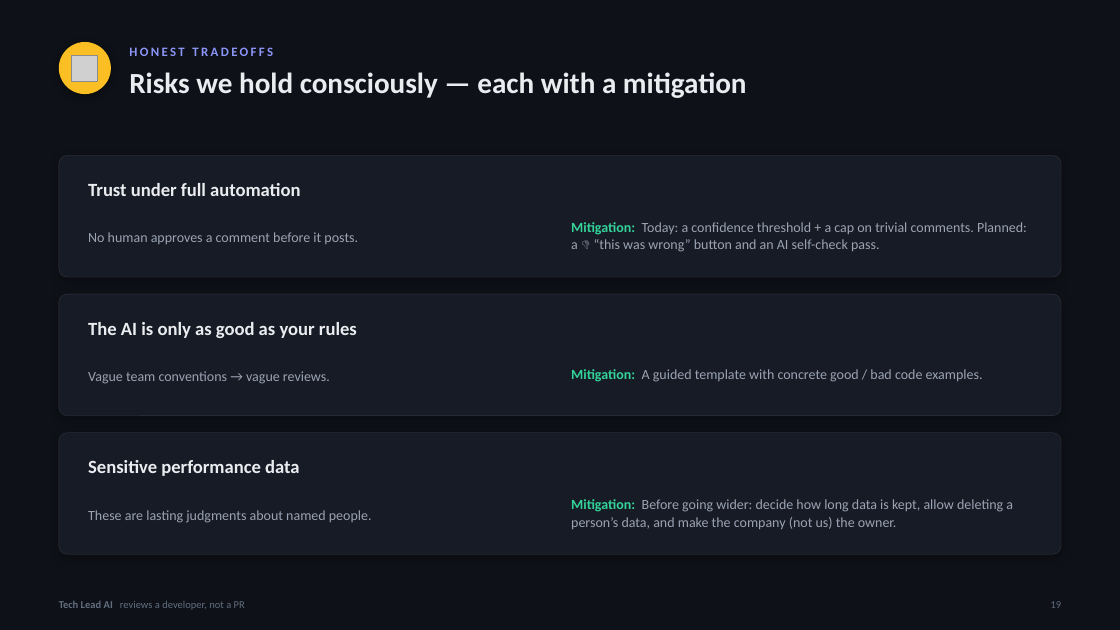
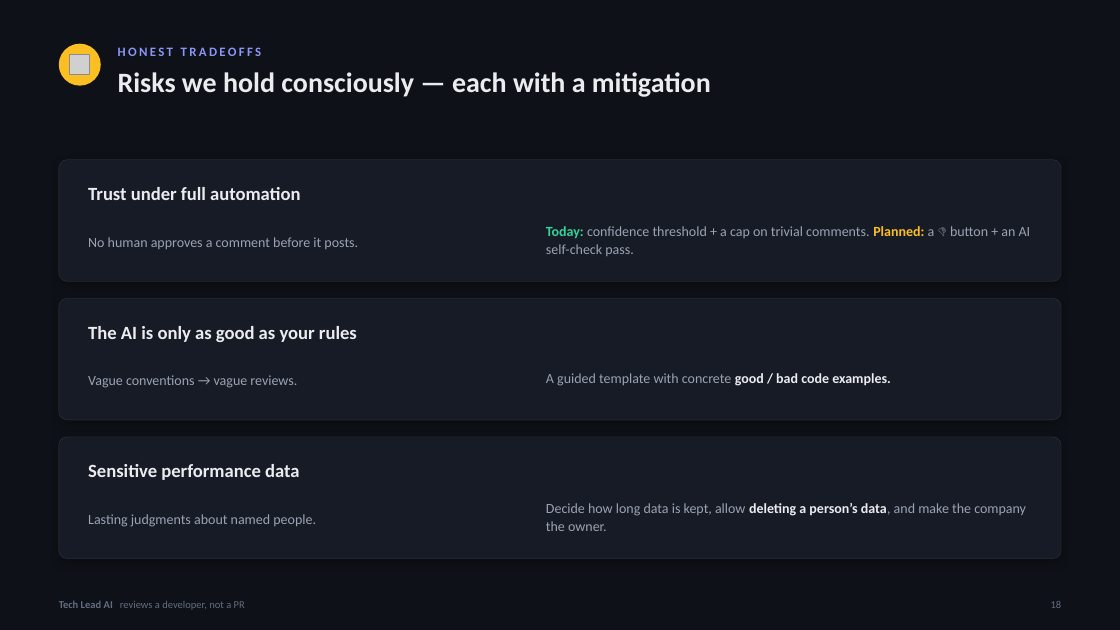
Before and after one commit to TechLead-AI/techlead-ai, a slide deck: slide 18 of TechLead2.pptx (slide 19 before the commit). Drawn at 1120x630 pixels with LibreOffice and Linux fonts; fonts in the diff are those of the drawing; grey boxes stand for pictures. Boxes give left, top, right and bottom in pixels: in the first picture for what was removed or moved away, otherwise in the second. Text is boxed around its words. In the diff, an @@ line names an element or a change of style, - is before the commit and + after.

```diff
--- a/TechLead2.pptx
+++ b/TechLead2.pptx
@@ ellipse: place and size @@
-ellipse at (59,42,111,94)
+ellipse at (59,44,101,86)
@@ ellipse at (59,44,101,86): shadow off @@
@@ picture: place and size @@
-picture at (71,55,97,82)
+picture at (70,55,90,75)
@@ text "HONEST TRADEOFFS": place and size @@
-text "HONEST TRADEOFFS" at (129,47,273,56)
+text "HONEST TRADEOFFS" at (118,47,262,56)
@@ text "Risks we hold consciously — ...": place and size @@
-text "Risks we hold consciously — ..." at (129,72,747,98)
+text "Risks we hold consciously — ..." at (118,72,711,97)
@@ text "Risks we hold consciously — ..." at (118,72,711,97): size 25 to 24 pt @@
@@ text "No human approves a comment ...": place and size @@
-text "No human approves a comment ..." at (88,232,358,244)
+text "No human approves a comment ..." at (88,237,358,249)
@@ text at (546,226,1031,256): text changed @@
-Mitigation: Today: a confidence threshold + a cap on trivial comments. Planned: a 👎 “this was wrong” button and an AI self-check pass.
+Today: confidence threshold + a cap on trivial comments. Planned: a 👎 button + an AI self-check pass.
@@ text at (88,375,297,388): text changed @@
-Vague team conventions → vague reviews.
+Vague conventions → vague reviews.
@@ text at (546,373,891,386): text changed @@
-Mitigation: A guided template with concrete good / bad code examples.
+A guided template with concrete good / bad code examples.
@@ 3 texts, 3 rounded rectangles: place and size @@
-3 texts, 3 rounded rectangles at (59,155,1061,555)
+3 texts, 3 rounded rectangles at (59,160,1061,559)
@@ text at (546,503,1026,531): text changed @@
-Mitigation: Before going wider: decide how long data is kept, allow deleting a person’s data, and make the company (not us) the owner.
+Decide how long data is kept, allow deleting a person’s data, and make the company the owner.
@@ text at (88,514,316,527): text changed @@
-These are lasting judgments about named people.
+Lasting judgments about named people.
```
Also in this commit, not shown: 17 other slides changed, 2 slides added, 3 slides removed.
